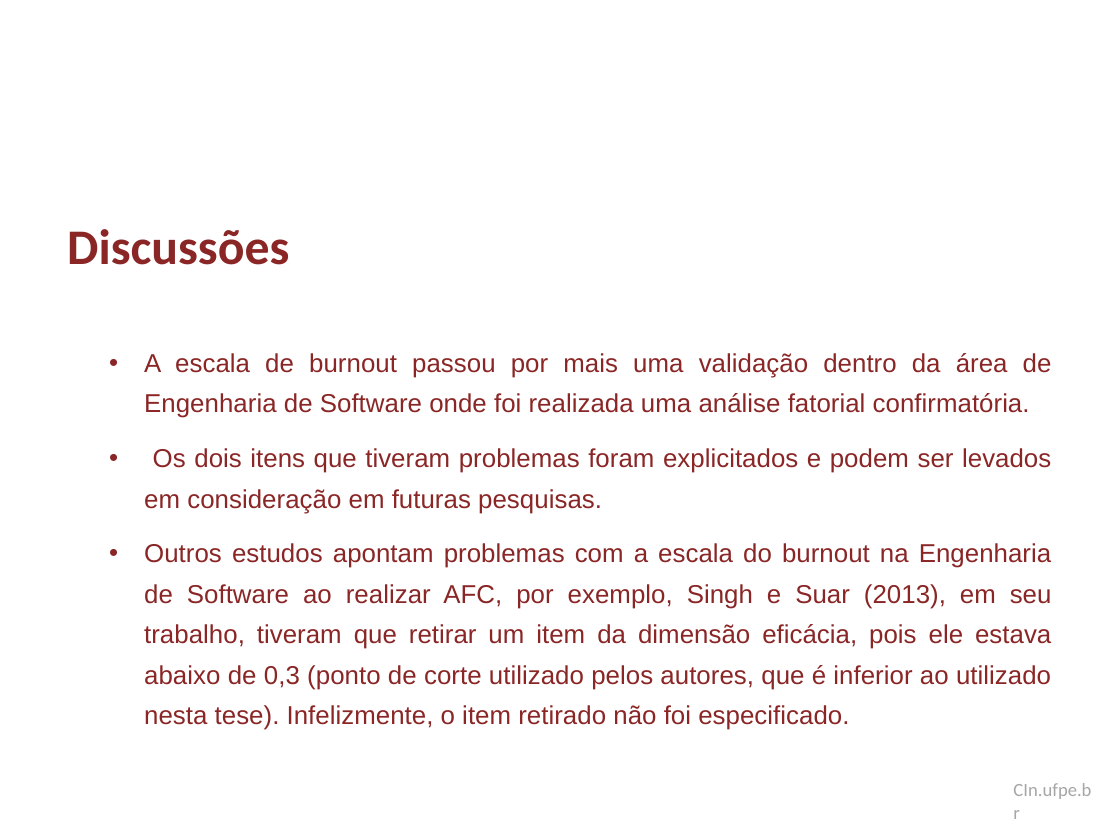
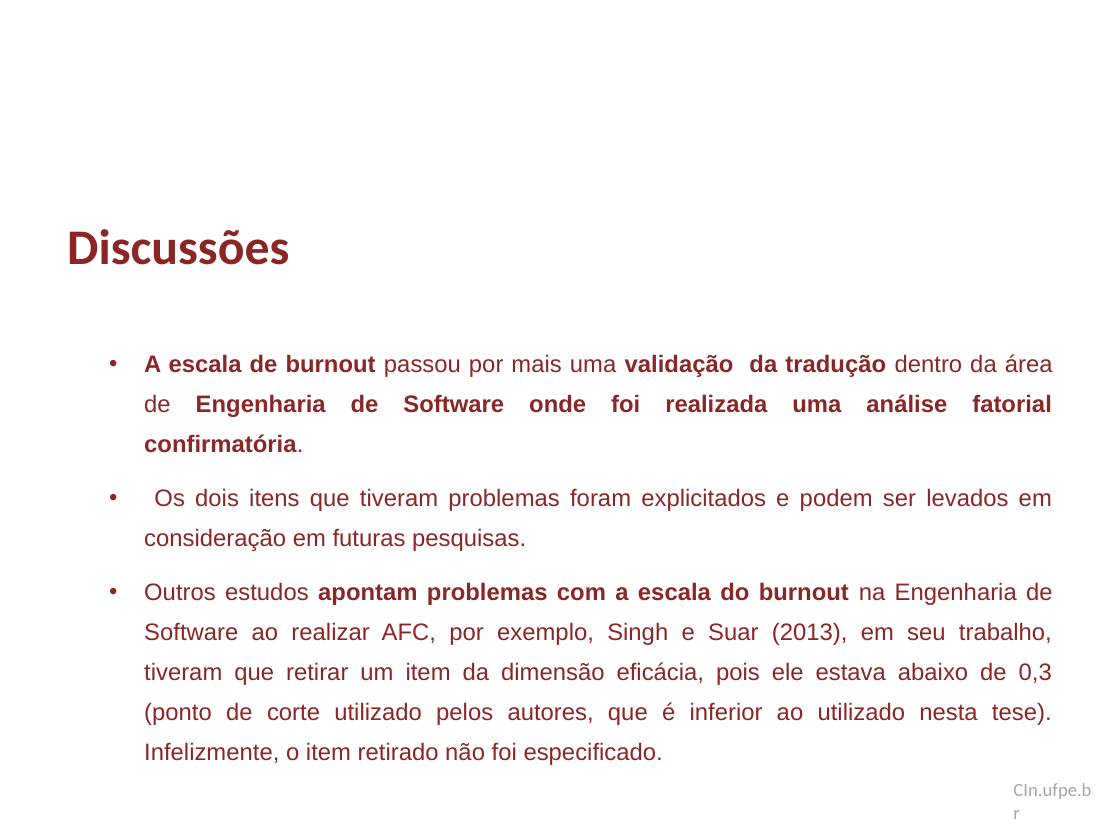
Before and after one commit to dan1lo/doutoradoR, a slide deck: slide 84 of apresentacao doutorado.pptx. Drawn at 1120x840 pixels with LibreOffice and Linux fonts; fonts in the diff are those of the drawing; background and template pictures are left out. Boxes give left, top, right and bottom in pixels: in the first picture for what was removed or moved away, otherwise in the second. Text is boxed around its words. In the diff, an @@ line names an element or a change of style, - is before the commit and + after.

```diff
--- a/apresentacao doutorado.pptx
+++ b/apresentacao doutorado.pptx
@@ text at <box>144,354,1053,453</box>: text changed; size 16.6 to 15.3 pt; bold on @@
-• A escala de burnout passou por mais uma validação dentro da área de Engenharia de Software onde foi realizada uma análise fatorial confirmatória.
+• A escala de burnout passou por mais uma validação da tradução dentro da área de Engenharia de Software onde foi realizada uma análise fatorial confirmatória.
@@ text at <box>144,488,1053,765</box>: size 16.6 to 15.3 pt in "Os dois itens que tiveram problemas foram ...", "Outros estudos apontam problemas com a escala ..."; bold on in "apontam problemas com a escala do burnout"; line spacing 1.3 to 1.4 @@
```
Also in this commit, not shown: 3 other slides changed.
